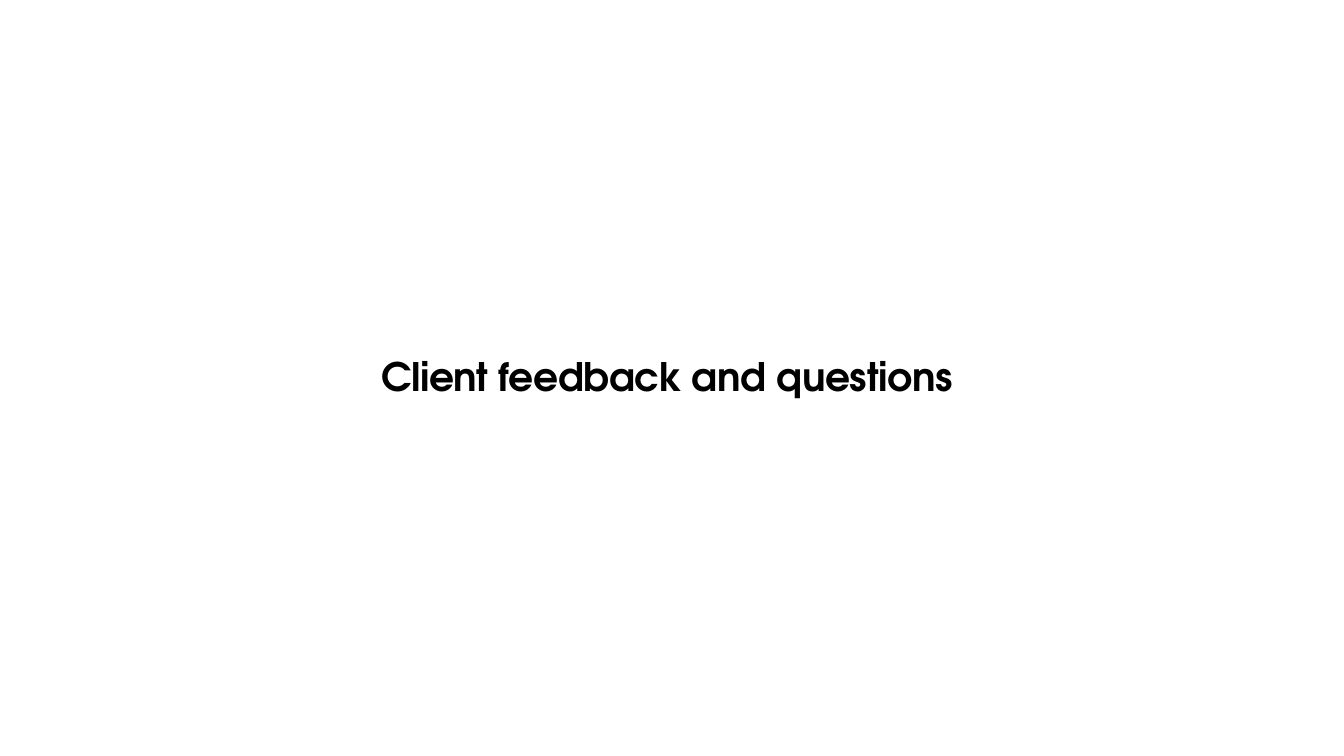
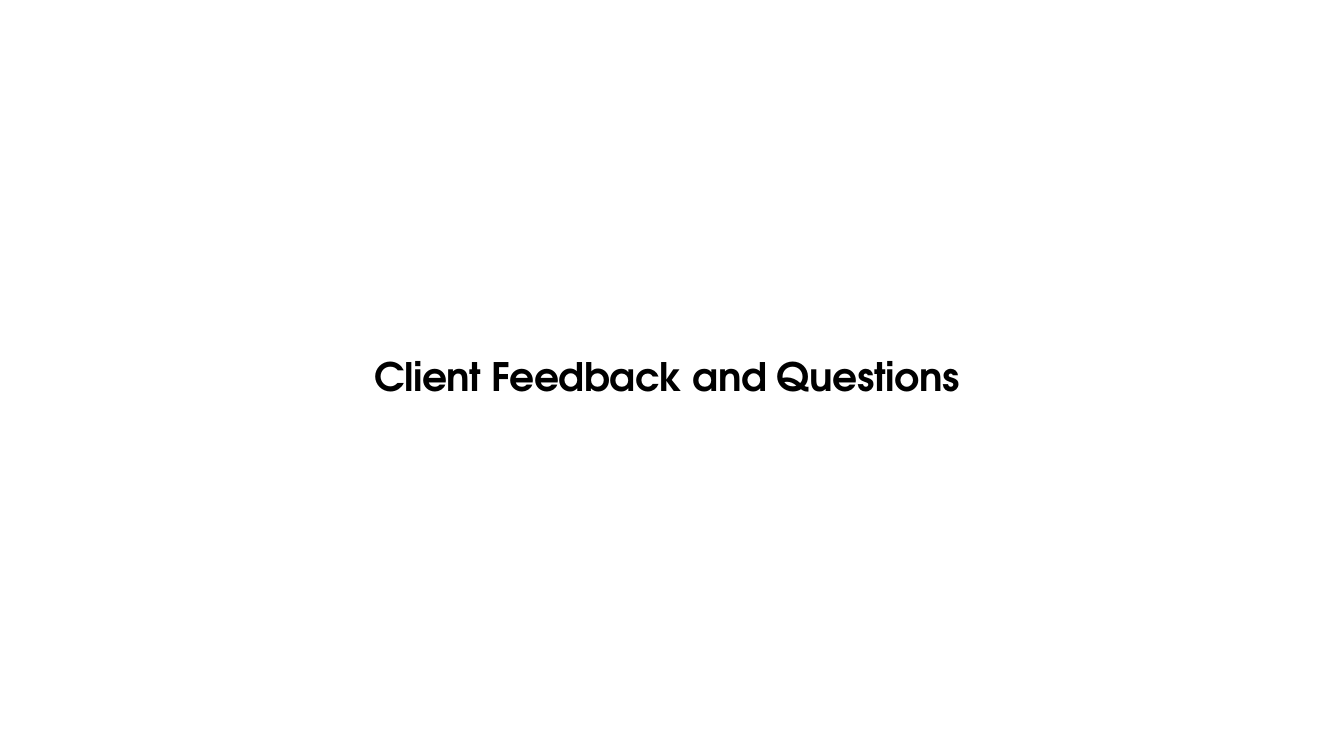
Before and after one commit to DavidSushames/BHB-Capstone, a slide deck: slide 11 of Academic Documents/Powerpoint wkg/Mid project Update - Dave v1.1 14-09.pptx. Drawn at 1344x756 pixels with LibreOffice and Linux fonts; fonts in the diff are those of the drawing. Boxes give left, top, right and bottom in pixels: in the first picture for what was removed or moved away, otherwise in the second. Text is boxed around its words. In the diff, an @@ line names an element or a change of style, - is before the commit and + after.

```diff
--- a/Academic Documents/Powerpoint wkg/Mid project Update - Dave v1.1 14-09.pptx
+++ b/Academic Documents/Powerpoint wkg/Mid project Update - Dave v1.1 14-09.pptx
@@ title at [374,361,960,392]: text changed @@
-Client feedback and questions
+Client Feedback and Questions
```
Also in this commit, not shown: 3 other slides changed.
